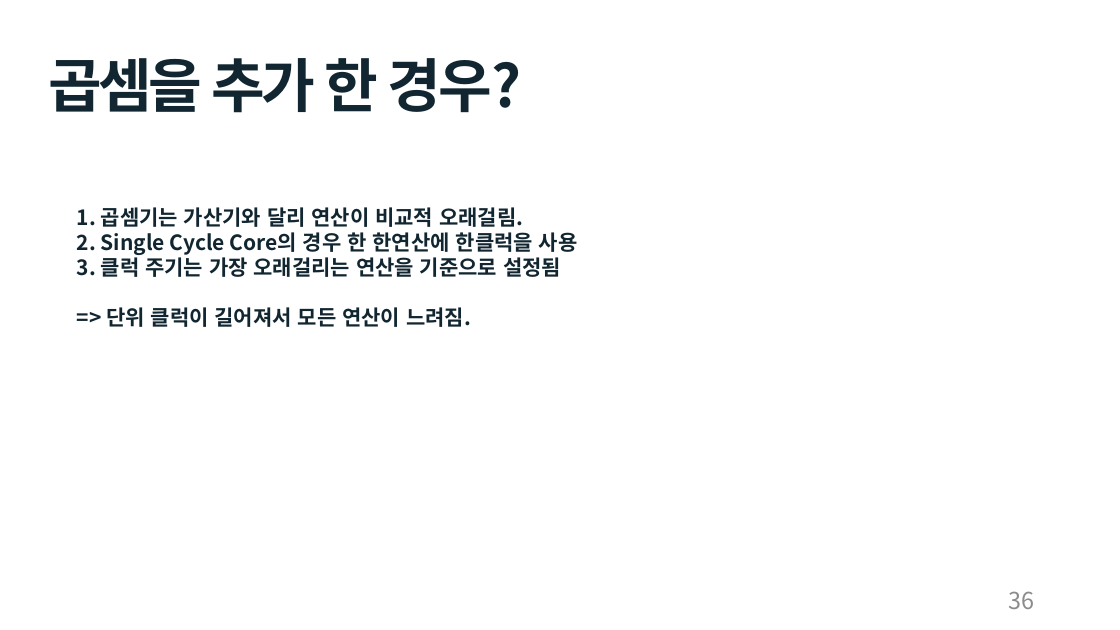
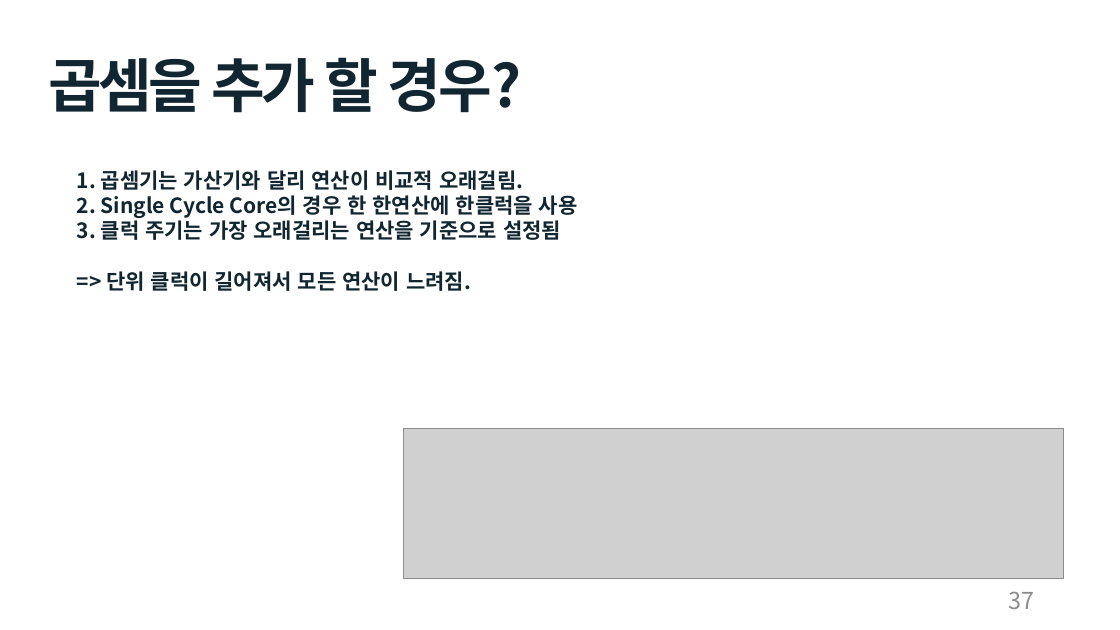
Before and after one commit to cong2738/my_RISC-V, a slide deck: slide 37 of Single Cycle RISC-V 발표_박호윤.pptx (slide 36 before the commit). Drawn at 1120x630 pixels with LibreOffice and Linux fonts; fonts in the diff are those of the drawing; grey boxes stand for pictures. Boxes give left, top, right and bottom in pixels: in the first picture for what was removed or moved away, otherwise in the second. Text is boxed around its words. In the diff, an @@ line names an element or a change of style, - is before the commit and + after.

```diff
--- a/Single Cycle RISC-V 발표_박호윤.pptx
+++ b/Single Cycle RISC-V 발표_박호윤.pptx
@@ text at <box>48,57,522,113</box>: text changed @@
-곱셈을 추가 한 경우?
+곱셈을 추가 할 경우?
@@ text "1. 곱셈기는 가산기와 달리 연산이 ...": place and size @@
-text "1. 곱셈기는 가산기와 달리 연산이 ..." at <box>77,207,578,327</box>
+text "1. 곱셈기는 가산기와 달리 연산이 ..." at <box>77,170,578,291</box>
@@ picture added at <box>404,429,1065,578</box> @@
@@ page number at <box>1008,591,1034,609</box>: text changed @@
-36
+37
```
Also in this commit, not shown: 23 other slides changed, 3 slides added, 2 slides removed.
